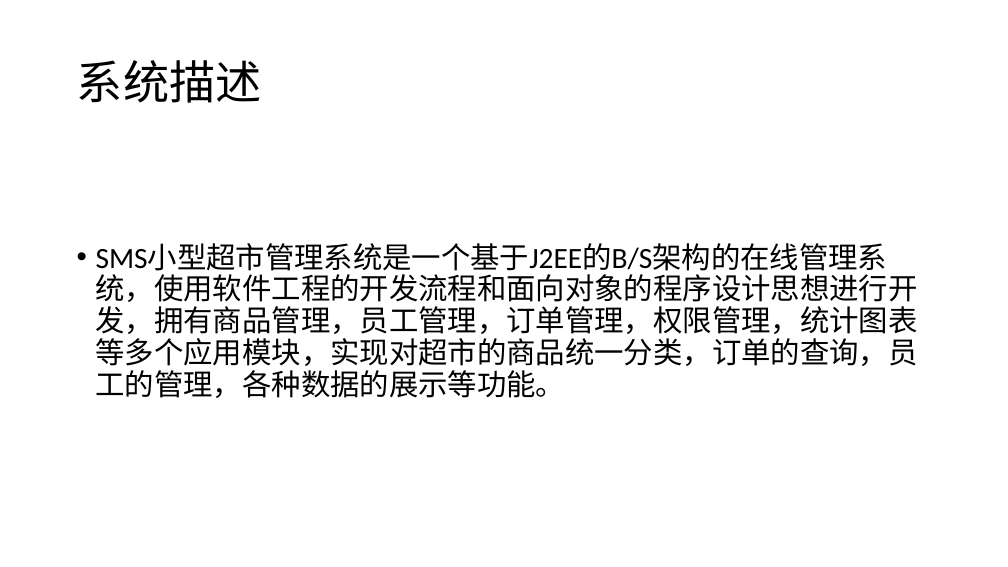
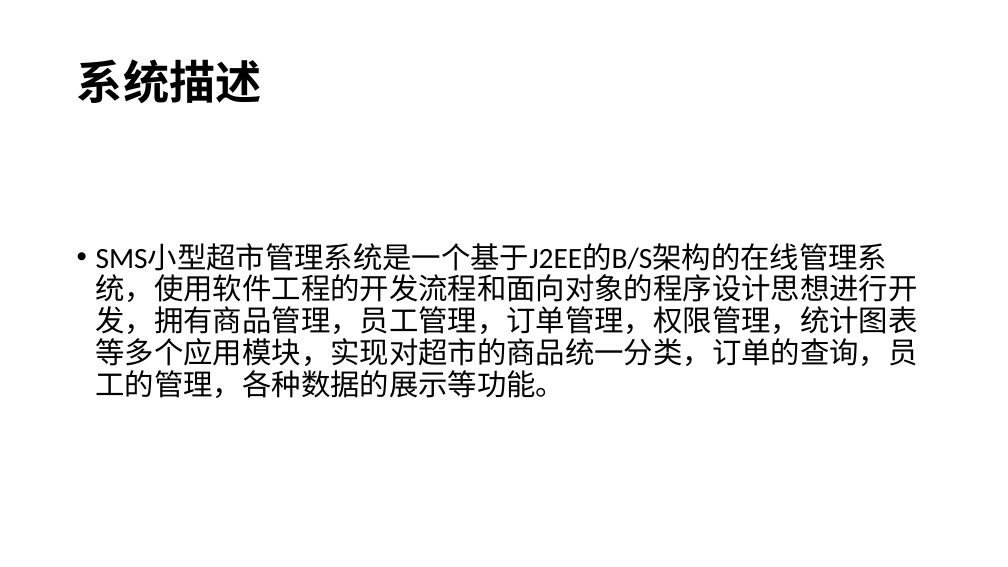
Before and after one commit to chnzxg/ssms, a slide deck: slide 4 of wiki/基于JavaWeb 的小型超市管理系统-演示文稿.ppt (slide 3 before the commit). Drawn at 1008x567 pixels with LibreOffice and Linux fonts; fonts in the diff are those of the drawing; background and template pictures are left out. Boxes give left, top, right and bottom in pixels: in the first picture for what was removed or moved away, otherwise in the second. Text is boxed around its words. In the diff, an @@ line names an element or a change of style, - is before the commit and + after.

```diff
--- a/wiki/基于JavaWeb 的小型超市管理系统-演示文稿.ppt
+++ b/wiki/基于JavaWeb 的小型超市管理系统-演示文稿.ppt
@@ title "系统描述" at (77, 59, 262, 104): bold on @@
```
Also in this commit, not shown: 4 other slides changed, 2 slides added, 7 other files.
